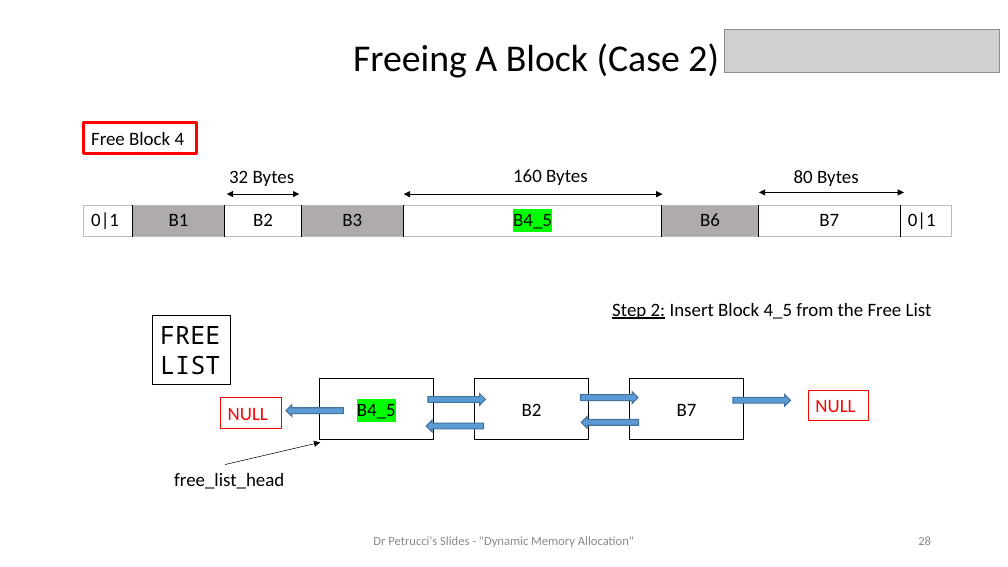
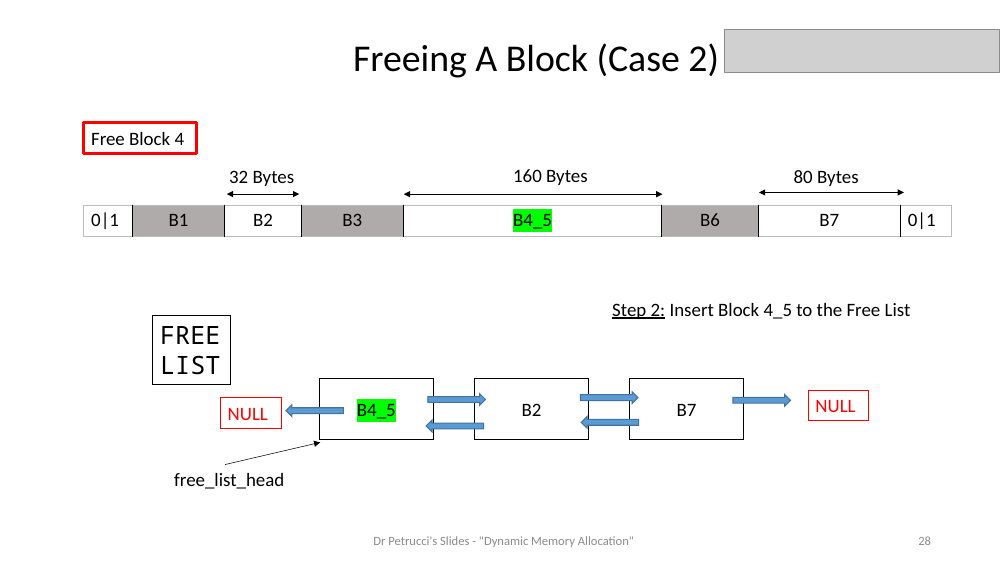
Before and after one commit to ded59/CS449, a slide deck: slide 28 of Recitation_12.pptx. Drawn at 1008x567 pixels with LibreOffice and Linux fonts; fonts in the diff are those of the drawing; grey boxes stand for pictures. Boxes give left, top, right and bottom in pixels: in the first picture for what was removed or moved away, otherwise in the second. Text is boxed around its words. In the diff, an @@ line names an element or a change of style, - is before the commit and + after.

```diff
--- a/Recitation_12.pptx
+++ b/Recitation_12.pptx
@@ text at (612,303,911,319): text changed @@
-Step 2: Insert Block 4_5 from the Free List
+Step 2: Insert Block 4_5 to the Free List
```
Also in this commit, not shown: 2 other slides changed, 1 other file.
